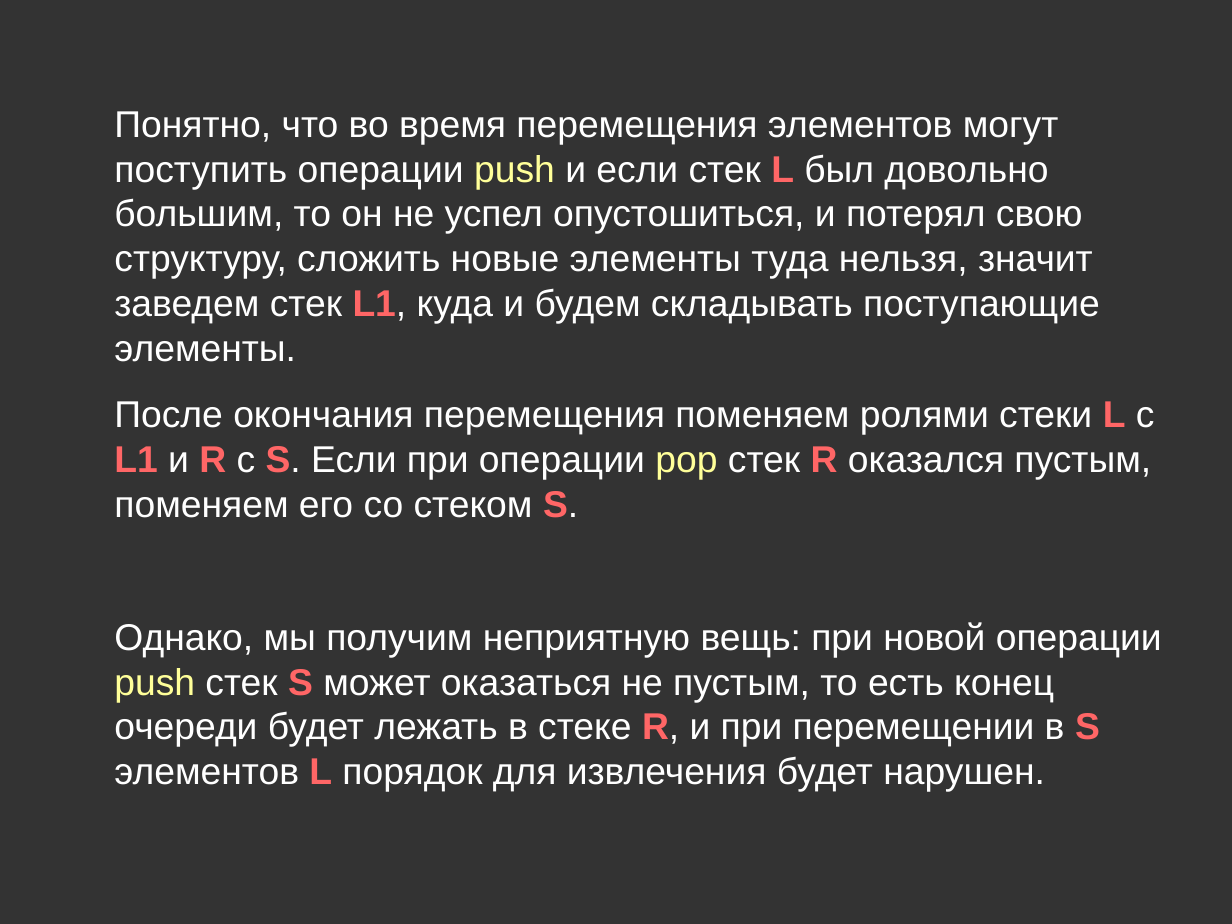
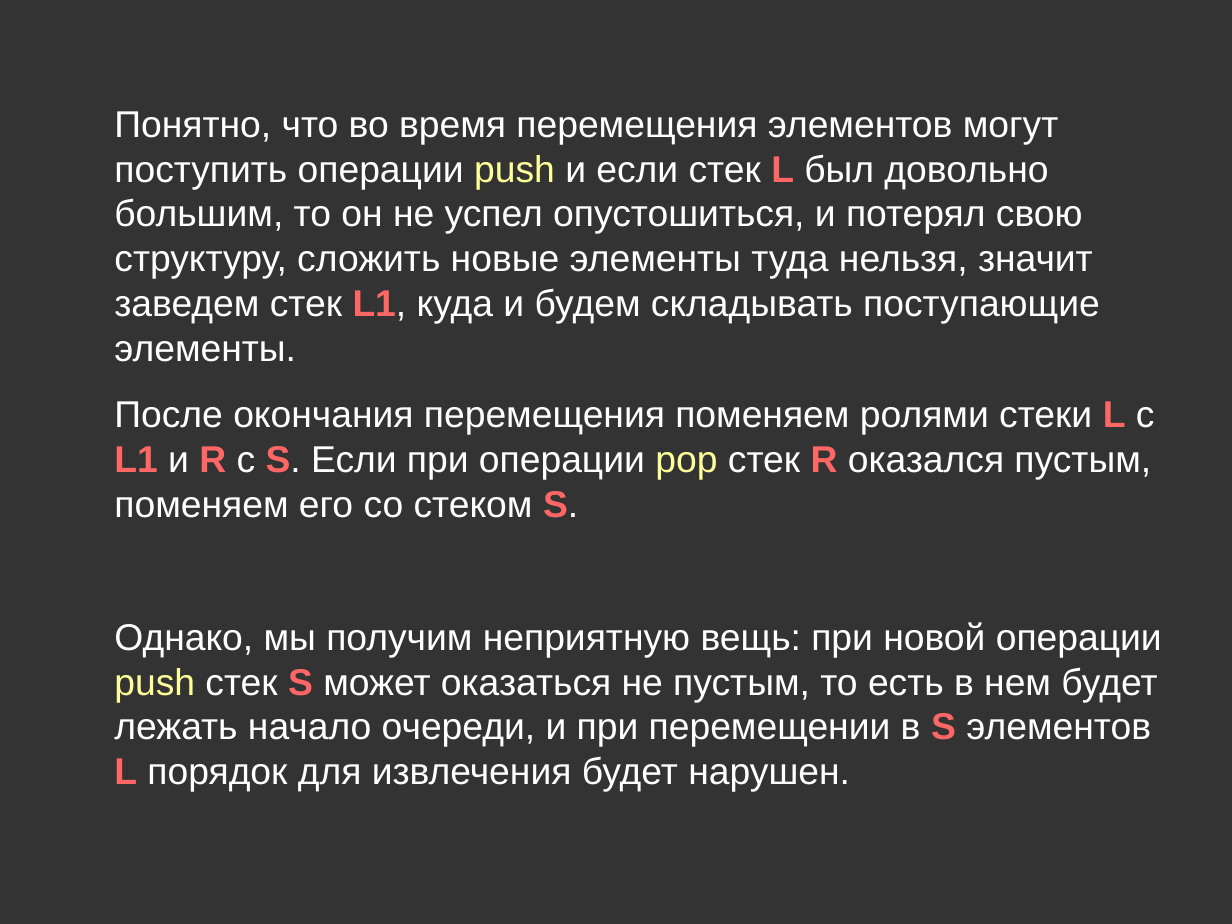
Before and after one commit to Arvolear/Visualizers, a slide deck: slide 11 of Queue_on_six_stacks/Presentation/Sueue.odp. Drawn at 1232x924 pixels with LibreOffice and Linux fonts; fonts in the diff are those of the drawing. Boxes give left, top, right and bottom in pixels: in the first picture for what was removed or moved away, otherwise in the second. Text is boxed around its words. In the diff, an @@ line names an element or a change of style, - is before the commit and + after.

```diff
--- a/Queue_on_six_stacks/Presentation/Sueue.odp
+++ b/Queue_on_six_stacks/Presentation/Sueue.odp
@@ text at (x1=114, y1=622, x2=1162, y2=792): text changed @@
-Однако, мы получим неприятную вещь: при новой операции push стек S может оказаться не пустым, то есть конец очереди будет лежать в стеке R, и при перемещении в S элементов L порядок для извлечения будет нарушен.
+Однако, мы получим неприятную вещь: при новой операции push стек S может оказаться не пустым, то есть в нем будет лежать начало очереди, и при перемещении в S элементов L порядок для извлечения будет нарушен.
```
Also in this commit, not shown: 6 other slides changed, 6 slides added, 7 other files.
